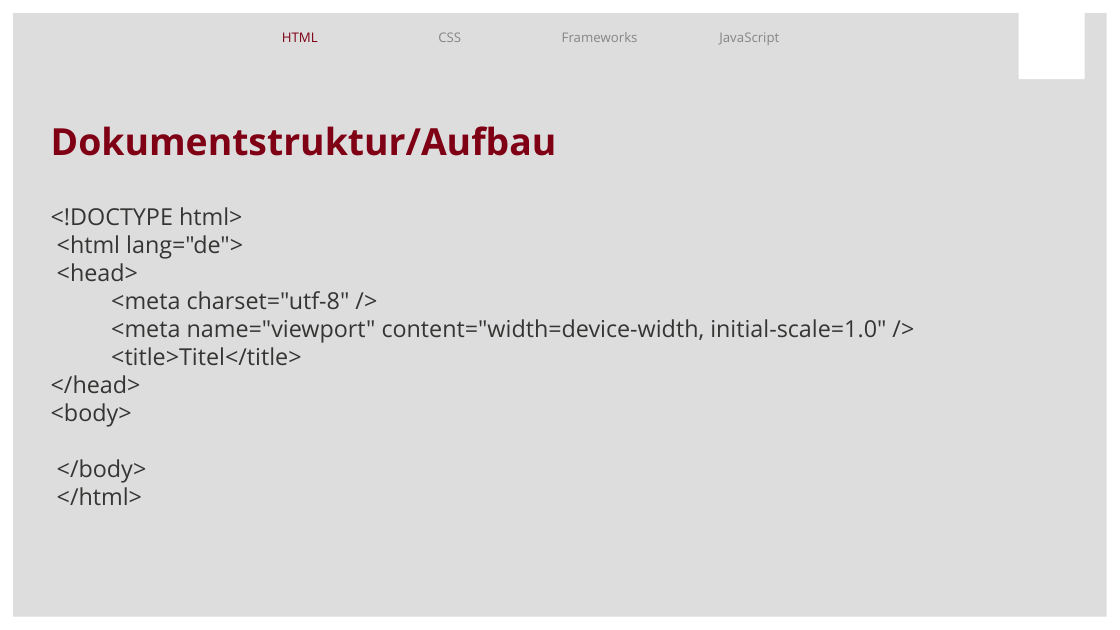
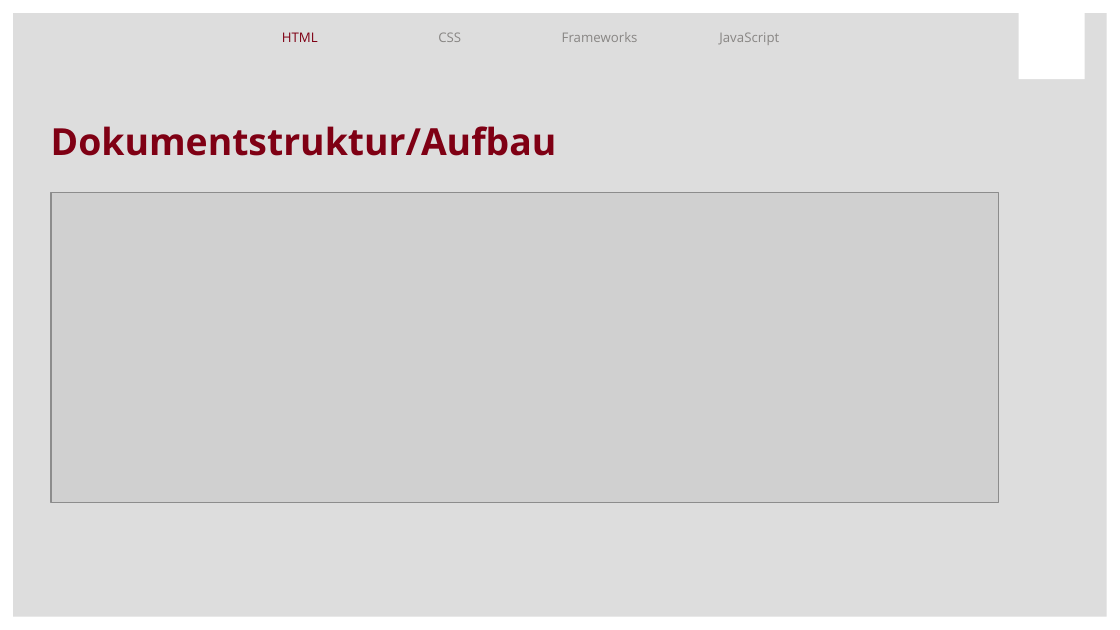
Before and after one commit to Gashunkification/fe-schulung, a slide deck: slide 5 of Praesi/FE-Schulung Praesentation.pptx (slide 4 before the commit). Drawn at 1120x630 pixels with LibreOffice and Linux fonts; fonts in the diff are those of the drawing; grey boxes stand for pictures; background and template pictures are left out. Boxes give left, top, right and bottom in pixels: in the first picture for what was removed or moved away, otherwise in the second. Text is boxed around its words. In the diff, an @@ line names an element or a change of style, - is before the commit and + after.

```diff
--- a/Praesi/FE-Schulung Praesentation.pptx
+++ b/Praesi/FE-Schulung Praesentation.pptx
@@ text removed at (51, 207, 886, 505) @@
-<!DOCTYPE html>
-<html lang="de">
-<head>
-<meta charset="utf-8" />
-<meta name="viewport" content="width=device-width, initial-scale=1.0" />
-<title>Titel</title>
-</head>
-<body>
-</body>
-</html>
@@ picture added at (52, 193, 999, 503) @@
```
Also in this commit, not shown: 2 slides added.
